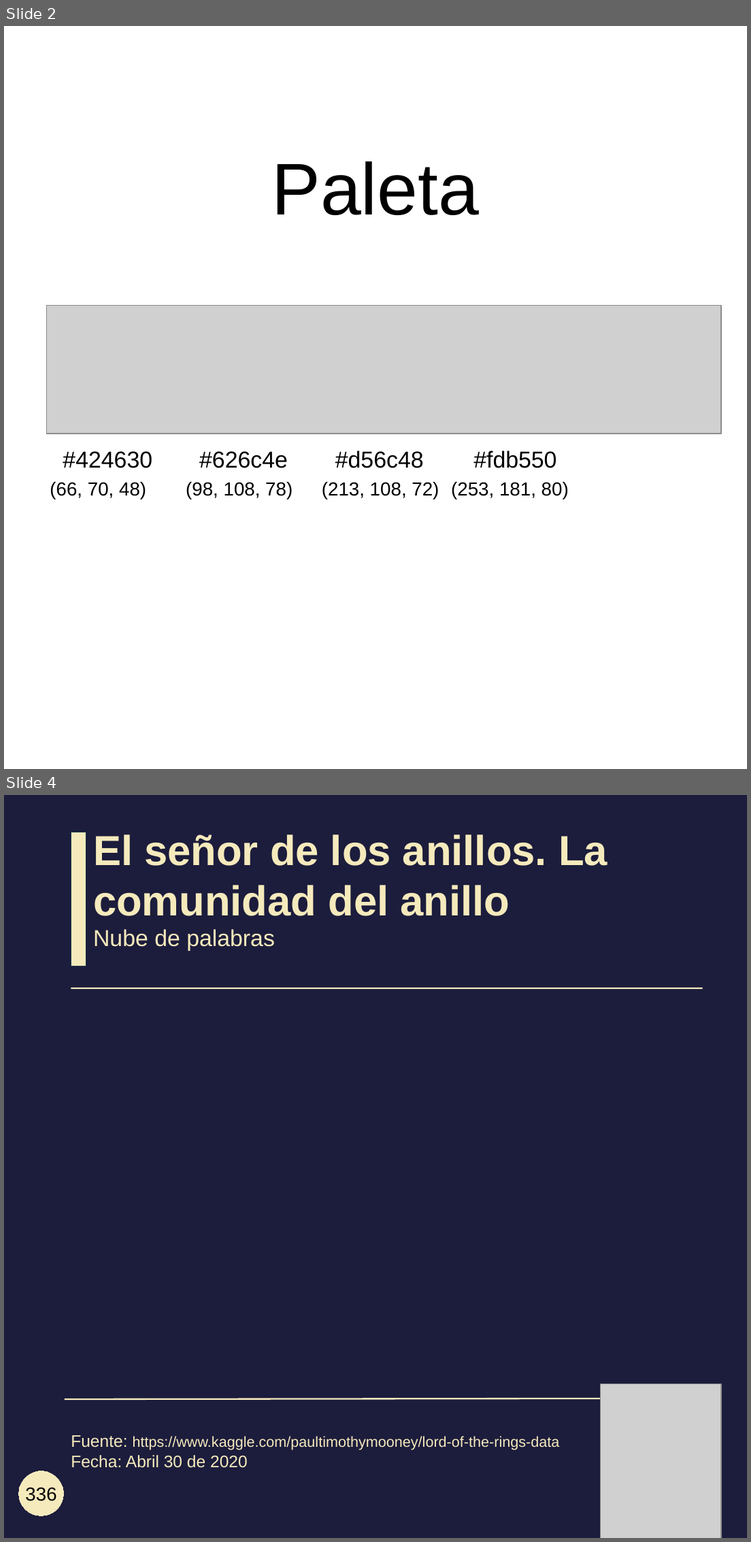
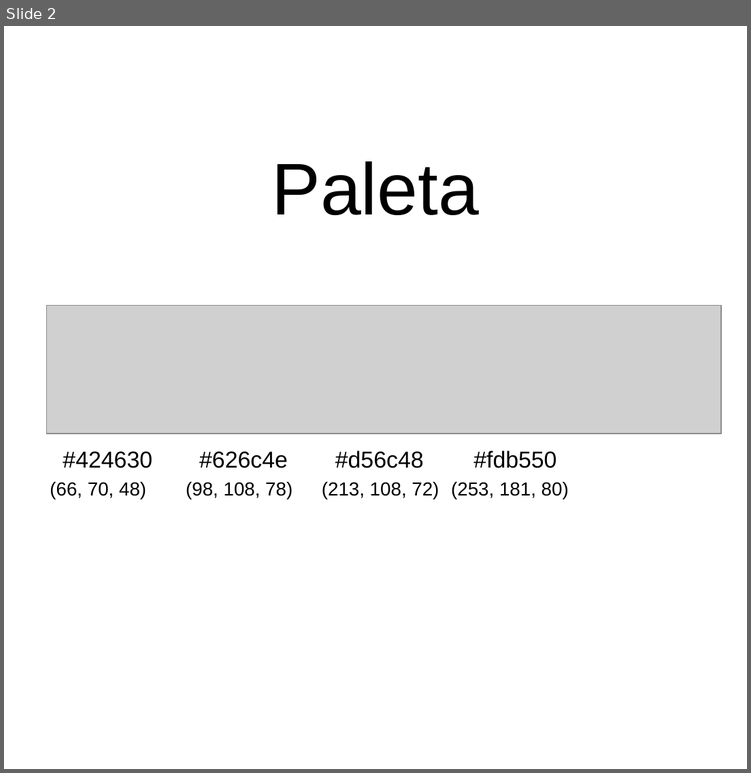
Before and after one commit to datatrooper/instatrooper, a slide deck: styles/instagram_templates.odp. Shown one above the other, each under a label of ours: slides 2 and 4 before the commit, slide 2 after it; the slides between them are not shown. The pictures are 751x1542 and 751x773 pixels, drawn with LibreOffice and Linux fonts; fonts in the diff are those of the drawing; grey boxes stand for pictures. Boxes give left, top, right and bottom in pixels: in the first picture for what was removed or moved away, otherwise in the second. Text is boxed around its words. In the diff, an @@ line names an element or a change of style, - is before the commit and + after.

```diff
--- a/styles/instagram_templates.odp
+++ b/styles/instagram_templates.odp
@@ slide 4 removed at bbox=[4, 795, 747, 1538], background #1C1C3C @@
@@ rectangle removed at bbox=[71, 832, 86, 966] @@
@@ title removed at bbox=[93, 834, 607, 916] @@
-El señor de los anillos. La comunidad del anillo
@@ title removed at bbox=[93, 929, 275, 951] @@
-Nube de palabras
@@ line removed from (71, 988) to (702, 988) @@
@@ picture removed at bbox=[600, 1384, 721, 1538] @@
@@ line removed from (65, 1399) to (694, 1398) @@
@@ title removed at bbox=[71, 1435, 560, 1468] @@
-Fuente: https://www.kaggle.com/paultimothymooney/lord-of-the-rings-data
-Fecha: Abril 30 de 2020
@@ ellipse removed at bbox=[19, 1471, 64, 1516] @@
-336
```
Also in this commit, not shown: 3 slides added, 2 other slides removed, 8 other files.
